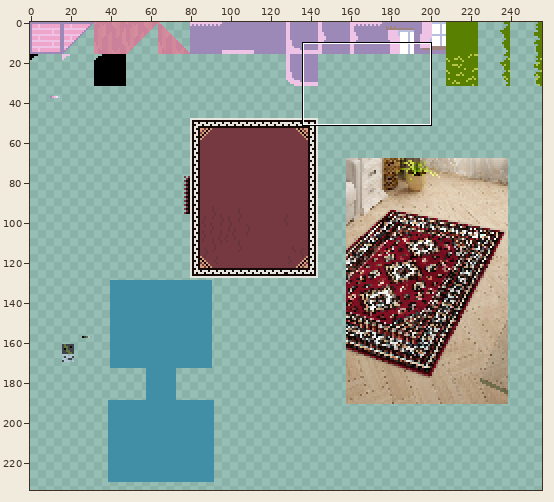
Sprite sheet: assets/tiles/tilebg.png. The first picture is a wide view before the edit; the outline marks the close-up.
Close-up. Earlier state:
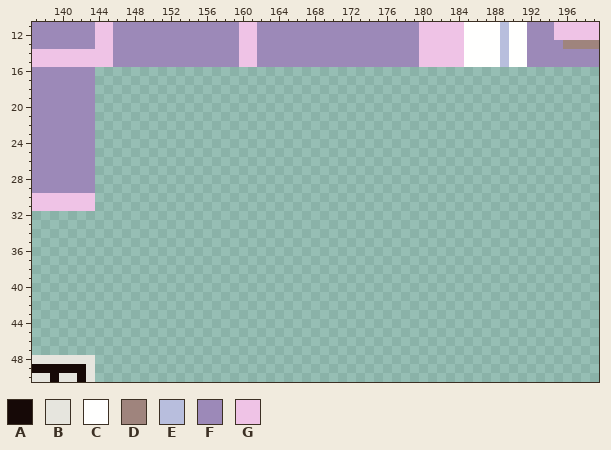
The file is 256x256 pixels. Shown: x 137..199, y 11..50. The wide view leaves out empty margins. The commit also changed other parts of the picture, which this record leaves out.
Palette (. is transparent): A #160907  B #e6e5de  C #fffffe  D #9f847d  E #b8bedd  F #9c89b8  G #efc3e6
Pixels before (only the part around the change), first column x 137:
11 FFFFFFFGGFFFFFFFFFFFFFFGGFFFFFFFFFFFFFFFFFFGGGGGCCCCECCFFFGGGGG
12 FFFFFFFGGFFFFFFFFFFFFFFGGFFFFFFFFFFFFFFFFFFGGGGGCCCCECCFFFGGGGG
13 FFFFFFFGGFFFFFFFFFFFFFFGGFFFFFFFFFFFFFFFFFFGGGGGCCCCECCFFFFDDDD
14 GGGGGGGGGFFFFFFFFFFFFFFGGFFFFFFFFFFFFFFFFFFGGGGGCCCCECCFFFFFFFF
15 GGGGGGGGGFFFFFFFFFFFFFFGGFFFFFFFFFFFFFFFFFFGGGGGCCCCECCFFFFFFFF
16 FFFFFFF........................................................
17 FFFFFFF........................................................
18 FFFFFFF........................................................
19 FFFFFFF........................................................
20 FFFFFFF........................................................
21 FFFFFFF........................................................
22 FFFFFFF........................................................
23 FFFFFFF........................................................
24 FFFFFFF........................................................
25 FFFFFFF........................................................
26 FFFFFFF........................................................
27 FFFFFFF........................................................
28 FFFFFFF........................................................
29 FFFFFFF........................................................
30 GGGGGGG........................................................
31 GGGGGGG........................................................
32 ...............................................................
33 ...............................................................
34 ...............................................................
35 ...............................................................
36 ...............................................................
37 ...............................................................
38 ...............................................................
39 ...............................................................
40 ...............................................................
41 ...............................................................
42 ...............................................................
43 ...............................................................
44 ...............................................................
45 ...............................................................
46 ...............................................................
47 ...............................................................
48 BBBBBBB........................................................
49 AAAAAAB........................................................
50 BBABBAB........................................................
After:
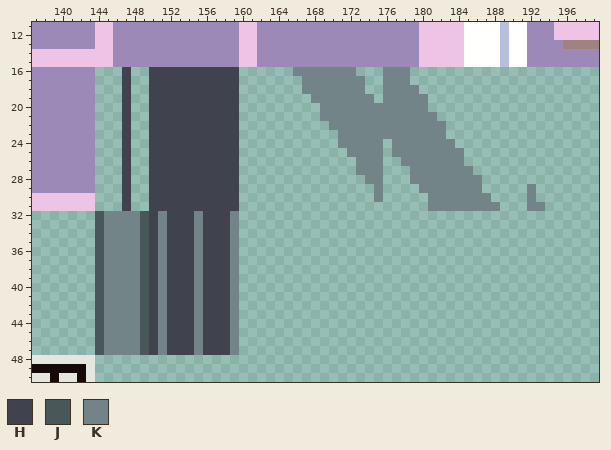
Colours new in this view: H #40434e  J #4a575a  K #738488
Diff:
Changed rows in their new state; - is an unchanged pixel.
first column x 144:
16 ---H--HHHHHHHHHH------KKKKKKK---KKK---------------
17 ---H--HHHHHHHHHH-------KKKKKKK--KKK---------------
18 ---H--HHHHHHHHHH-------KKKKKKK--KKKK--------------
19 ---H--HHHHHHHHHH--------KKKKKKK-KKKKK-------------
20 ---H--HHHHHHHHHH---------KKKKKKKKKKKK-------------
21 ---H--HHHHHHHHHH---------KKKKKKKKKKKKK------------
22 ---H--HHHHHHHHHH----------KKKKKKKKKKKKK-----------
23 ---H--HHHHHHHHHH-----------KKKKKKKKKKKK-----------
24 ---H--HHHHHHHHHH-----------KKKKK-KKKKKKK----------
25 ---H--HHHHHHHHHH------------KKKK-KKKKKKKK---------
26 ---H--HHHHHHHHHH-------------KKK--KKKKKKK---------
27 ---H--HHHHHHHHHH-------------KKK---KKKKKKK--------
28 ---H--HHHHHHHHHH--------------KK---KKKKKKKK-------
29 ---H--HHHHHHHHHH---------------K----KKKKKKK-----K-
30 ---H--HHHHHHHHHH---------------K-----KKKKKKK----K-
31 ---H--HHHHHHHHHH---------------------KKKKKKKK---KK
32 JKKKKJHKHHHKHHHK----------------------------------
33 JKKKKJHKHHHKHHHK----------------------------------
34 JKKKKJHKHHHKHHHK----------------------------------
35 JKKKKJHKHHHKHHHK----------------------------------
36 JKKKKJHKHHHKHHHK----------------------------------
37 JKKKKJHKHHHKHHHK----------------------------------
38 JKKKKJHKHHHKHHHK----------------------------------
39 JKKKKJHKHHHKHHHK----------------------------------
40 JKKKKJHKHHHKHHHK----------------------------------
41 JKKKKJHKHHHKHHHK----------------------------------
42 JKKKKJHKHHHKHHHK----------------------------------
43 JKKKKJHKHHHKHHHK----------------------------------
44 JKKKKJHKHHHKHHHK----------------------------------
45 JKKKKJHKHHHKHHHK----------------------------------
46 JKKKKJHKHHHKHHHK----------------------------------
47 JKKKKJHKHHHKHHHK----------------------------------
